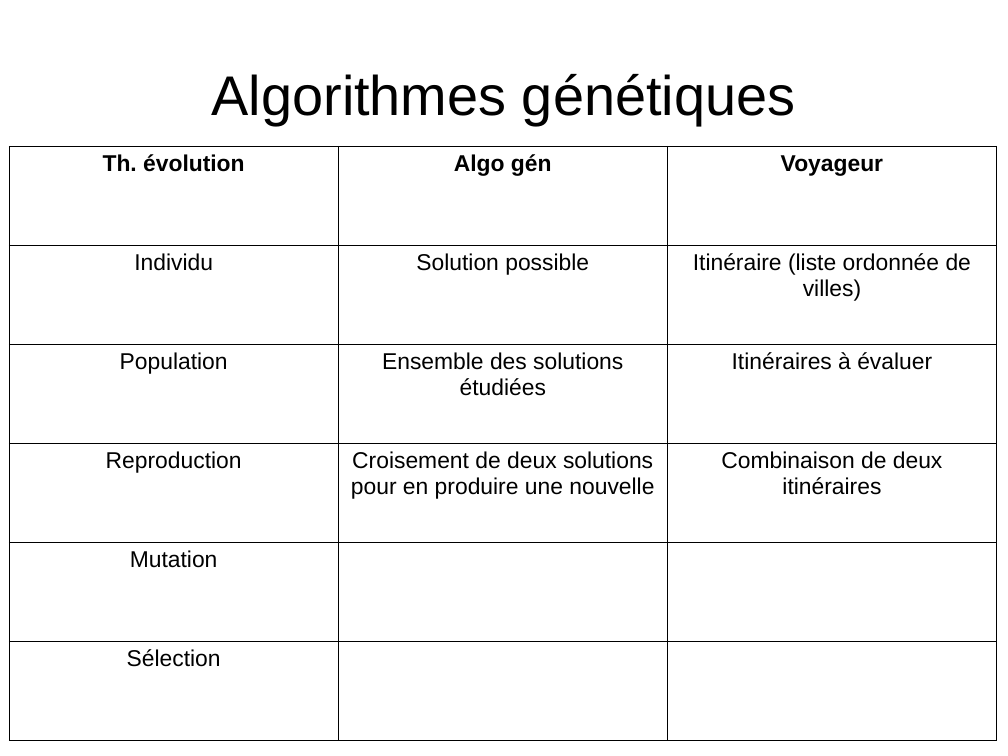
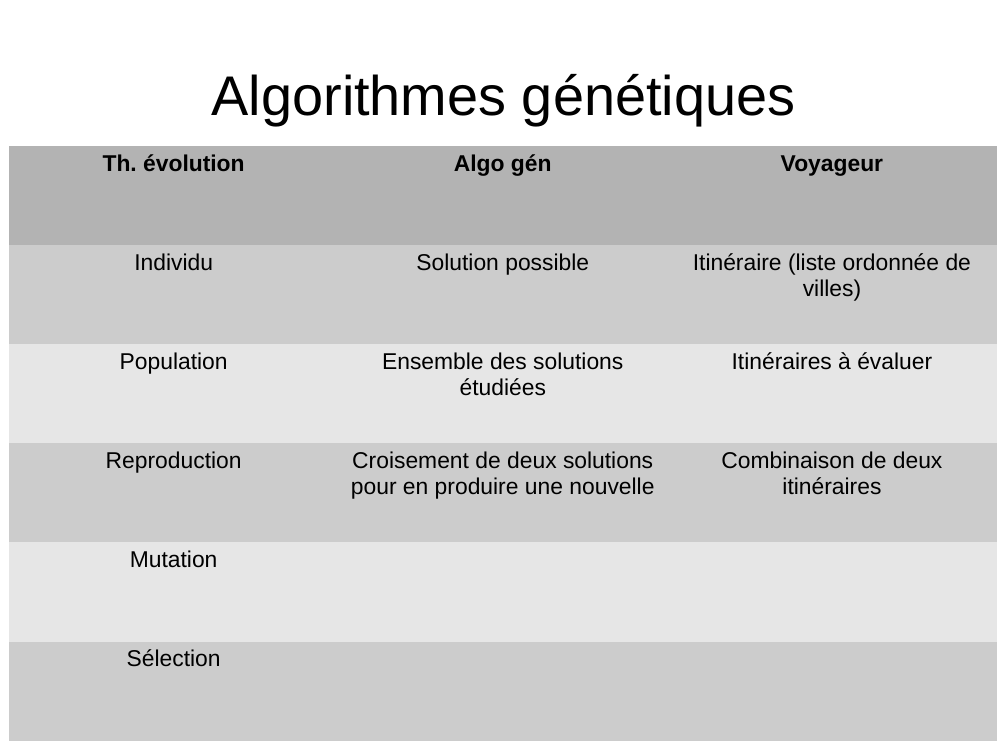
Before and after one commit to auzias/algo-gen, a slide deck: slide 9 of expectations/slides.odp. Drawn at 1008x756 pixels with LibreOffice and Linux fonts; fonts in the diff are those of the drawing. Boxes give left, top, right and bottom in pixels: in the first picture for what was removed or moved away, otherwise in the second. Text is boxed around its words. In the diff, an @@ line names an element or a change of style, - is before the commit and + after.

```diff
--- a/expectations/slides.odp
+++ b/expectations/slides.odp
@@ table at (9, 146, 997, 741) @@
@@ fill none to #B3B3B3 in row 1 @@
@@ fill none to #CCCCCC in 7 cells @@
@@ fill none to #E6E6E6 in 4 cells @@
@@ borders changed @@
```
Also in this commit, not shown: 6 other slides changed, 1 slide added, 1 slide removed, 2 other files.
